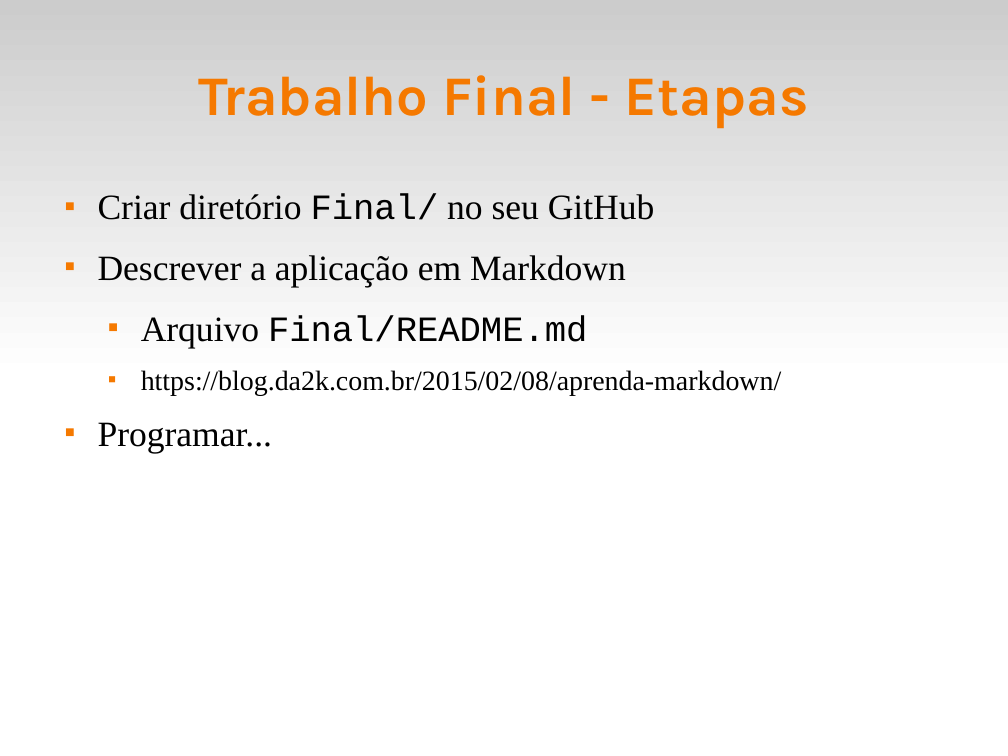
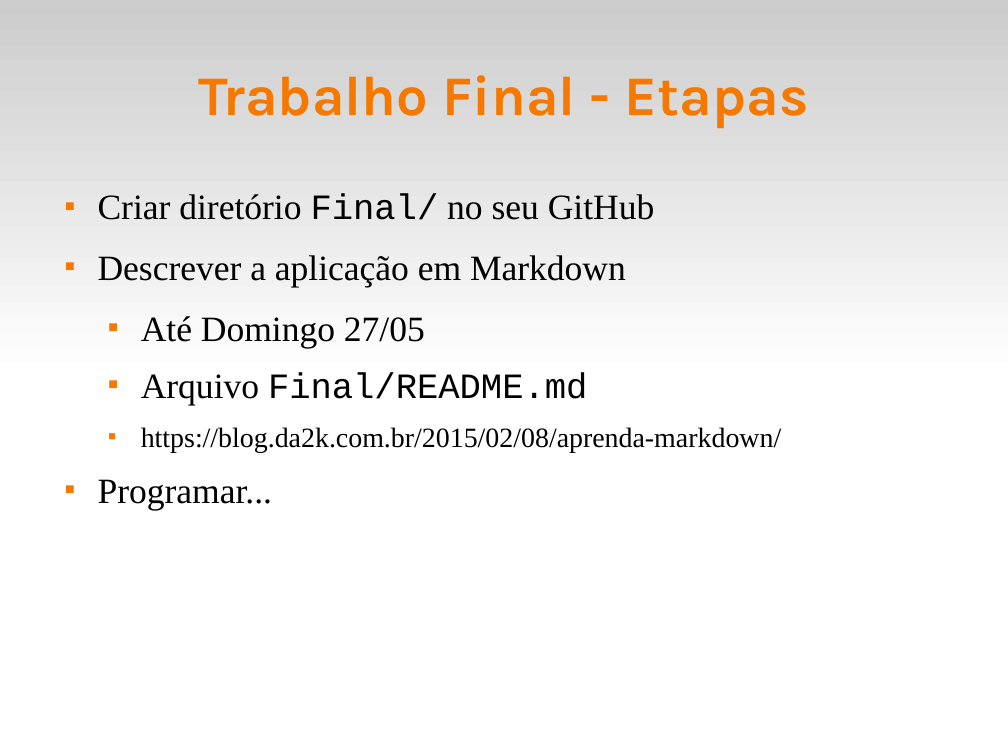
Before and after one commit to fsantanna-uerj/LP1, a slide deck: slide 13 of Slides/lp1-00-intro.odp. Drawn at 1008x756 pixels with LibreOffice and Linux fonts; fonts in the diff are those of the drawing. Boxes give left, top, right and bottom in pixels: in the first picture for what was removed or moved away, otherwise in the second. Text is boxed around its words. In the diff, an @@ line names an element or a change of style, - is before the commit and + after.

```diff
--- a/Slides/lp1-00-intro.odp
+++ b/Slides/lp1-00-intro.odp
@@ text at (141,316,425,347): paragraph added @@
+  ■ Até Domingo 27/05
```
Also in this commit, not shown: 1 other slide changed, 5 other files.
